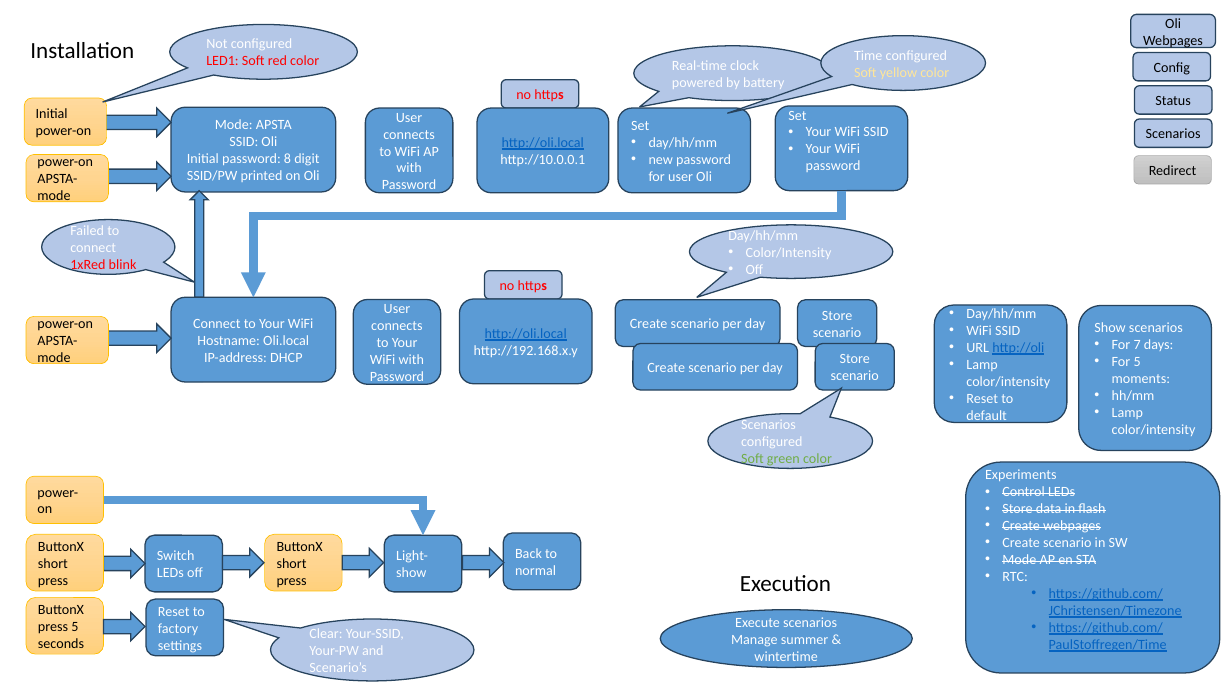
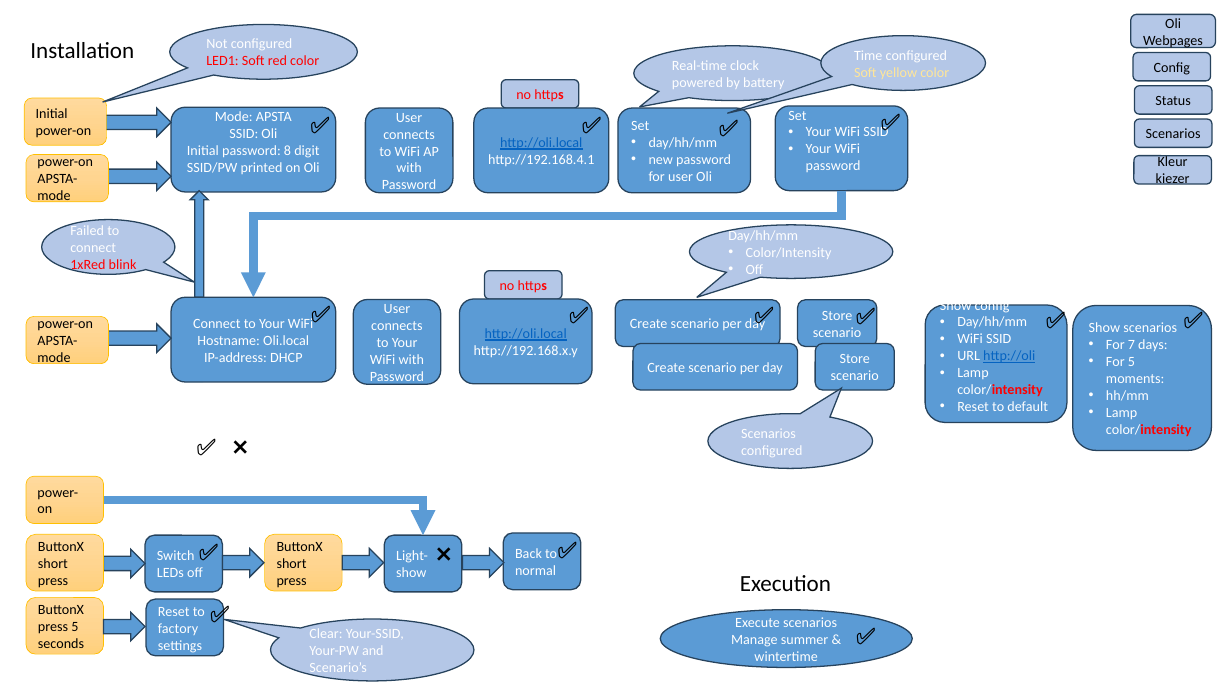
Before and after one commit to EJvdL/Oli, a slide deck: slide 2 of Oli.pptx (slide 1 before the commit). Drawn at 1232x693 pixels with LibreOffice and Linux fonts; fonts in the diff are those of the drawing. Boxes give left, top, right and bottom in pixels: in the first picture for what was removed or moved away, otherwise in the second. Text is boxed around its words. In the diff, an @@ line names an element or a change of style, - is before the commit and + after.

Commit message:
Corrected an issue in the scenario page

```diff
--- a/Oli.pptx
+++ b/Oli.pptx
@@ text added at (301, 105, 337, 142), 18 pt, text #000000 @@
+✅
@@ text added at (573, 105, 609, 142), 18 pt, text #000000 @@
+✅
@@ text added at (710, 109, 746, 146), 18 pt, text #000000 @@
+✅
@@ text added at (872, 103, 908, 140), 18 pt, text #000000 @@
+✅
@@ text in rounded rectangle at (488, 154, 594, 166): text changed @@
-http://10.0.0.1
+http://192.168.4.1
@@ rounded rectangle "Kleur kiezer" at (1134, 155, 1212, 184): fill gradient #D2D2D2 to #C8C8C8 to #C0C0C0 to #B4C7E7; outline #A5A5A5 0.5 pt to #28445D 1 pt @@
@@ text in rounded rectangle at (1156, 155, 1190, 187): text changed @@
-Redirect
+Kleur kiezer
@@ text added at (302, 295, 338, 332), 18 pt, text #000000 @@
+✅
@@ text added at (560, 296, 596, 333), 18 pt, text #000000 @@
+✅
@@ text added at (745, 296, 781, 333), 18 pt, text #000000 @@
+✅
@@ text added at (847, 297, 883, 334), 18 pt, text #000000 @@
+✅
@@ rounded rectangle "Show config": place and size @@
-rounded rectangle "Show config" at (934, 305, 1067, 422)
+rounded rectangle "Show config" at (925, 305, 1067, 422)
@@ text added at (1037, 301, 1073, 338), 18 pt, text #000000 @@
+✅
@@ rounded rectangle "Show scenarios": place and size @@
-rounded rectangle "Show scenarios" at (1080, 306, 1213, 451)
+rounded rectangle "Show scenarios" at (1073, 306, 1212, 451)
@@ text added at (1175, 301, 1211, 338), 18 pt, text #000000 @@
+✅
@@ text in rounded rectangle at (957, 368, 1043, 397): text colour #FFFFFF to #FF0000, bold on in "color/intensity" @@
@@ text in rounded rectangle at (1106, 408, 1192, 437): text colour #FFFFFF to #FF0000, bold on in "color/intensity" @@
@@ text added at (188, 428, 224, 465), 18 pt, text #000000 @@
+✅
@@ text added at (224, 428, 260, 465), 18 pt, text #000000 @@
+❌
@@ text in speech bubble at (741, 453, 832, 467): paragraph removed @@
-Soft green color
@@ rounded rectangle removed at (966, 462, 1220, 673) @@
-Experiments
-• Control LEDs
-• Store data in flash
-• Create webpages
-• Create scenario in SW
-• Mode AP en STA
-• RTC:
-  • https://github.com/JChristensen/Timezone
-  • https://github.com/PaulStoffregen/Time
@@ text added at (189, 532, 226, 569), 18 pt, text #000000 @@
+✅
@@ text added at (427, 535, 463, 572), 18 pt, text #000000 @@
+❌
@@ text added at (548, 531, 584, 567), 18 pt, text #000000 @@
+✅
@@ text added at (201, 595, 237, 632), 18 pt, text #000000 @@
+✅
@@ text added at (847, 617, 883, 654), 18 pt, text #000000 @@
+✅
```
Also in this commit, not shown: 3 other slides changed, 1 slide added, 5 other files.
